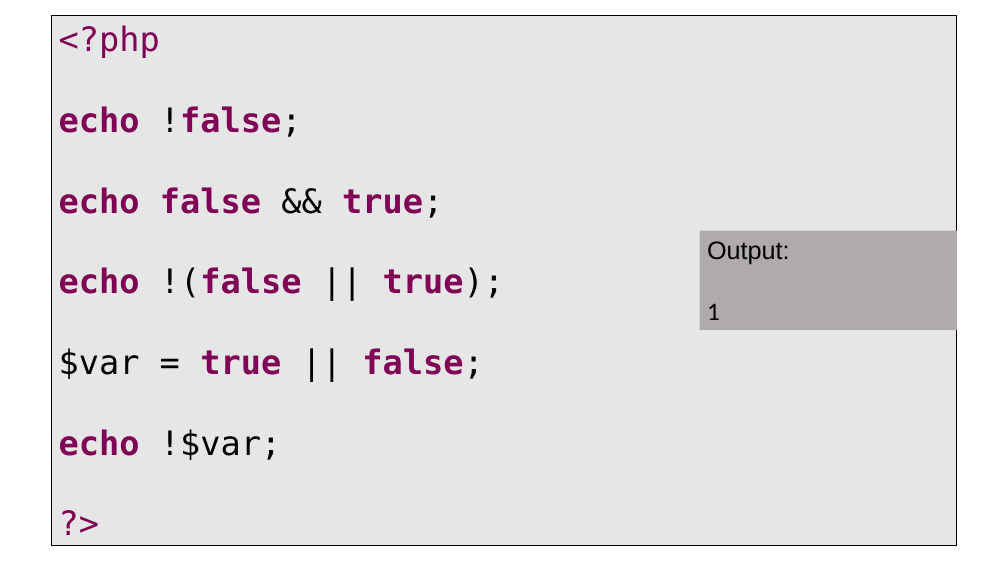
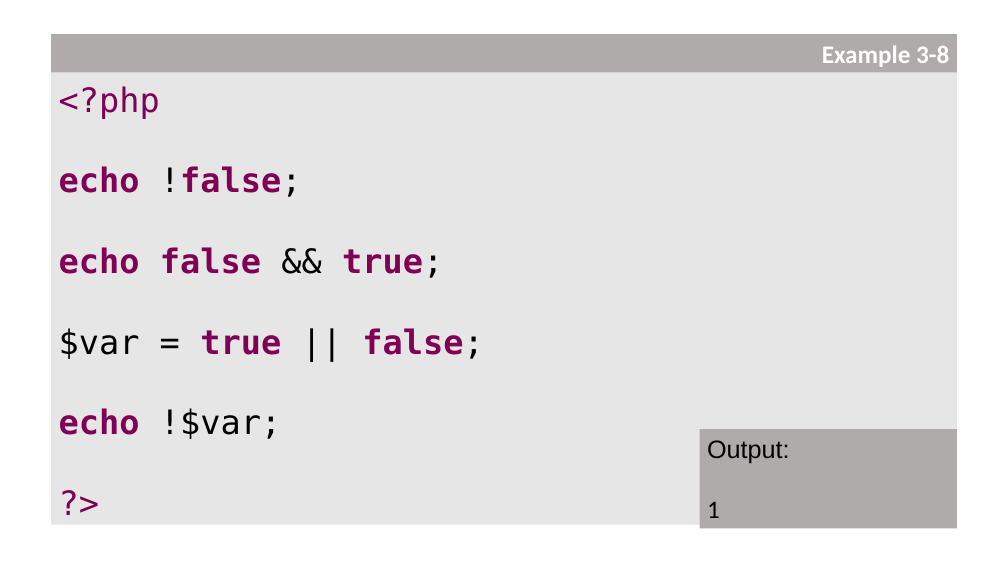
Before and after one commit to PHPEmbark/curriculum, a slide deck: slide 38 of course/1 - Basic Programming/Basics Of Programming.pptx (slide 37 before the commit). Drawn at 1008x567 pixels with LibreOffice and Linux fonts; fonts in the diff are those of the drawing. Boxes give left, top, right and bottom in pixels: in the first picture for what was removed or moved away, otherwise in the second. Text is boxed around its words. In the diff, an @@ line names an element or a change of style, - is before the commit and + after.

```diff
--- a/course/1 - Basic Programming/Basics Of Programming.pptx
+++ b/course/1 - Basic Programming/Basics Of Programming.pptx
@@ text "<?php" resized from (x1=51, y1=12, x2=957, y2=549) to (x1=51, y1=33, x2=957, y2=529) @@
@@ text "<?php" at (x1=51, y1=33, x2=957, y2=529): outline #000000 0.75 pt to none @@
@@ rectangle added at (x1=51, y1=34, x2=957, y2=72), fill #AFABAB, 24 pt, text #FFFFFF, bold @@
+Example 3-8
@@ text at (x1=59, y1=267, x2=504, y2=298): paragraph removed @@
-echo !(false || true);
@@ rectangle "Output:" moved from (x1=699, y1=231, x2=957, y2=330) to (x1=699, y1=430, x2=957, y2=529) @@
```
Also in this commit, not shown: 36 other slides changed, 31 slides added.
